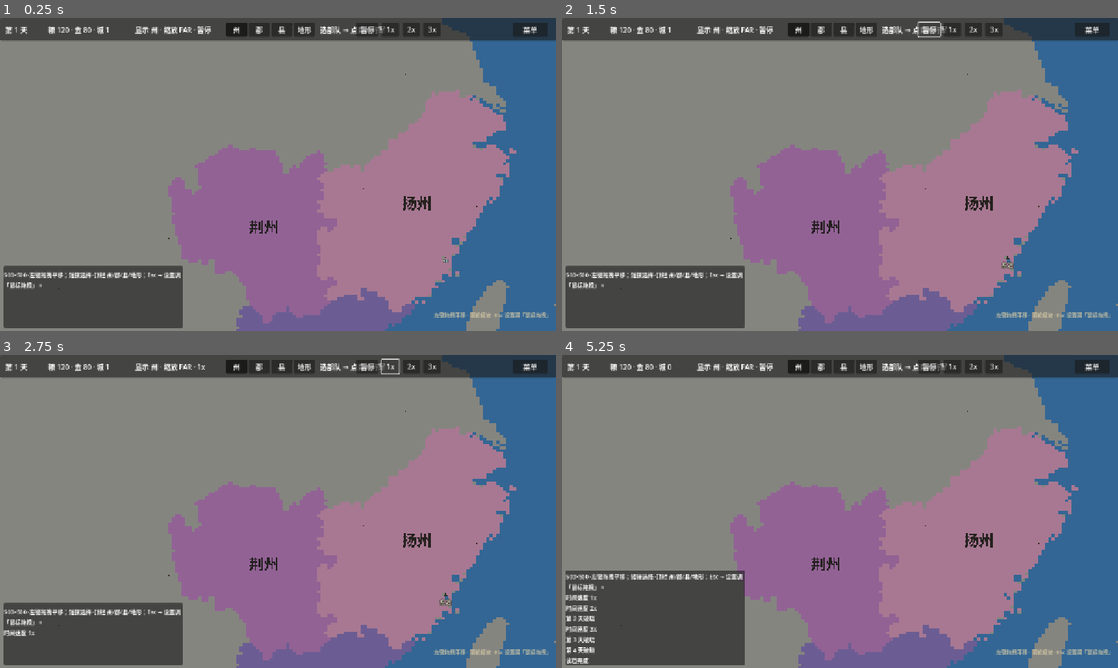
Above: before the commit, frames 1-4 (two rows, left to right).
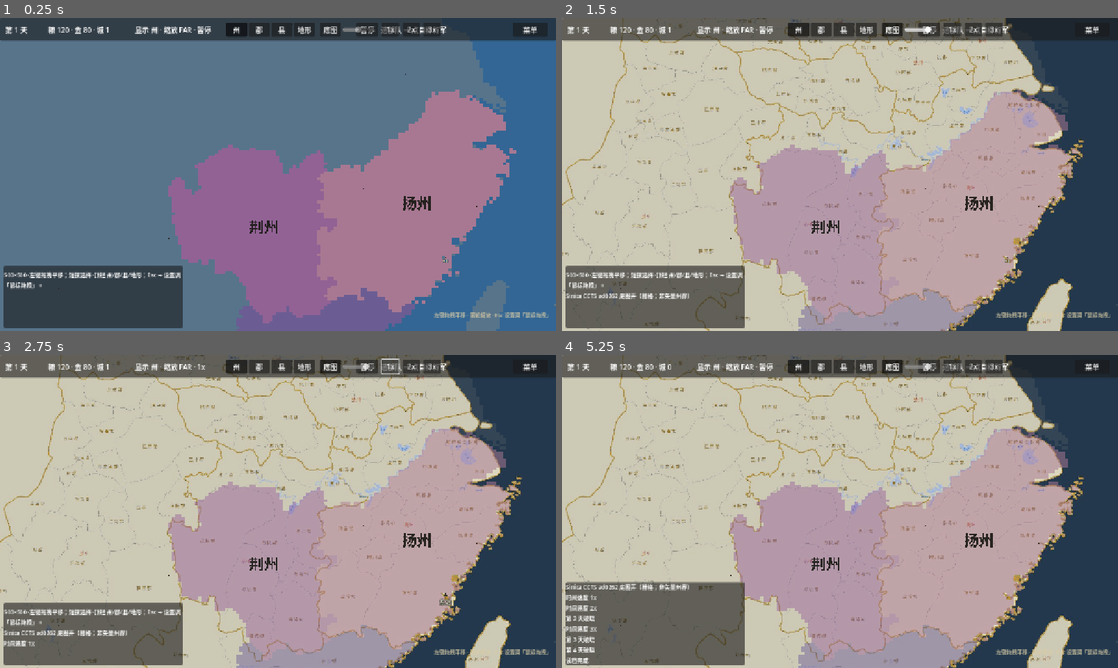
Above: after the commit, the same moments.

Repository: Clean-Dust/keding-zhongyuan
Game: Godot game, scene res://scenes/main.tscn
Two runs of this game, one before a commit and one after it. Both use one fixed random seed, a clock stepped at 60 frames per second and the inputs below.
Inputs (mouse positions are in pixels of both pictures, inside the frame that each line leads up to):
- Up to frame 1 (0.25 s): no input
- Up to frame 2 (1.5 s): click (890, 30) at 0.5 s, where only the run after the commit has a clickable "底图"; click "暂停" at 1.25 s
- Up to frame 3 (2.75 s): click "1x" at 2 s
- Up to frame 4 (5.25 s): click "2x" at 2.75 s; click "3x" at 3.5 s; click "菜单" at 4.25 s; click "读取" at 5 s

The runs differ from the first frame. In frame 1, 45% of the frame differs, in the area x 0-100%, y 1-100%; in frame 2, 96%, in the area x 0-100%, y 0-100%; in frame 3, 96%; in frame 4, 96%.

Commit message:
Add Sinica CCTS ad0262 raster underlay (offline bake)
WMTS ad0262 is painted-map tiles, not vector 州/郡. Bake equirectangular
JPG aligned to Hex bbox; UI 底图 toggle + opacity. No color-pick fills.

Co-authored-by: Chung Siu Yui <chungsiuyui@gmail.com>

Diff:
--- /dev/null
+++ b/data/sinica_ad0262_underlay.json
@@ -0,0 +1,28 @@
+{
+  "layer": "ad0262",
+  "title": "三國歷史地圖(Sanguo)",
+  "service": "https://gis.sinica.edu.tw/ccts/wmts",
+  "showwmts": "https://gis.sinica.edu.tw/showwmts/index.php?s=ccts&l=ad0262",
+  "kind": "raster_wmts_tiles",
+  "not_vector": "CCTS ad0262 is raster imagery of a historical map (州 borders painted in the image). It is NOT downloadable vector admin polygons — do not treat as CHGIS pref_pgn. Underlay only; no color-pick hex fills.",
+  "tile_matrix_set": "GoogleMapsCompatible",
+  "bake_zoom": 7,
+  "tile_range": {
+    "tx0": 97,
+    "ty0": 47,
+    "tx1": 110,
+    "ty1": 58
+  },
+  "bbox": {
+    "lon_min": 94.662,
+    "lon_max": 130.0,
+    "lat_min": 15.55,
+    "lat_max": 42.8,
+    "note": "Same Sinica screenshot extent as Hex.gd / 500×500 game map"
+  },
+  "projection": "equirectangular linear lon/lat (matches Hex.lonlat_to_pixel)",
+  "image": "sinica_ad0262_underlay.jpg",
+  "width": 2048,
+  "height": 1579,
+  "attribution": "Academia Sinica CCTS — 中華文明之時空基礎架構 WMTS layer ad0262 三國歷史地圖(Sanguo). Academic research use; offline bake of public WMTS tiles."
+}
--- a/scripts/game_root.gd
+++ b/scripts/game_root.gd
@@ -12,6 +12,8 @@
 var _was_hex := false
 var _log: PackedStringArray = []
 var _mode_buttons: Dictionary = {} ## mode -> Button
+var _sinica_btn: Button
+var _sinica_slider: HSlider
 
 @onready var camera: CameraLod = $CameraLod
 @onready var map_view: Node2D = $HexMapView
@@ -244,9 +246,49 @@
 		bar.add_child(btn)
 		_mode_buttons[mode] = btn
 		x += 52.0
+	## Sinica CCTS ad0262 raster underlay (not vector 州 fills).
+	x += 8.0
+	_sinica_btn = Button.new()
+	_sinica_btn.text = "底图"
+	_sinica_btn.tooltip_text = "Sinica CCTS ad0262 三國歷史地圖（栅格底图，非矢量界）"
+	_sinica_btn.position = Vector2(x, 10)
+	_sinica_btn.size = Vector2(48, 32)
+	_sinica_btn.toggle_mode = true
+	_sinica_btn.focus_mode = Control.FOCUS_NONE
+	_sinica_btn.disabled = not map_view.has_sinica_underlay()
+	_sinica_btn.toggled.connect(_on_sinica_toggled)
+	bar.add_child(_sinica_btn)
+	x += 52.0
+	_sinica_slider = HSlider.new()
+	_sinica_slider.min_value = 0.1
+	_sinica_slider.max_value = 1.0
+	_sinica_slider.step = 0.05
+	_sinica_slider.value = 0.55
+	_sinica_slider.position = Vector2(x, 14)
+	_sinica_slider.size = Vector2(72, 24)
+	_sinica_slider.tooltip_text = "底图不透明度"
+	_sinica_slider.focus_mode = Control.FOCUS_NONE
+	_sinica_slider.editable = false
+	_sinica_slider.value_changed.connect(_on_sinica_opacity)
+	bar.add_child(_sinica_slider)
+	x += 80.0
 	## Shift turn label right of mode buttons.
 	var turn_l: Label = hud.get_node("TopBar/TurnLabel")
 	turn_l.position.x = x + 8.0
+
+
+func _on_sinica_toggled(pressed: bool) -> void:
+	map_view.set_sinica_underlay(pressed)
+	if _sinica_slider != null:
+		_sinica_slider.editable = pressed and map_view.has_sinica_underlay()
+	if pressed:
+		_push_log("Sinica CCTS ad0262 底图开（栅格；非矢量州界）")
+	else:
+		_push_log("Sinica 底图关")
+
+
+func _on_sinica_opacity(v: float) -> void:
+	map_view.set_sinica_opacity(v)
 
 
 func _set_display_mode(mode: String) -> void:
--- a/scripts/hex_map_view.gd
+++ b/scripts/hex_map_view.gd
@@ -48,6 +48,10 @@
 var _has_admin_fills: bool = false
 ## Optional seat marks from data/county_seats.json (pixel positions).
 var _seat_marks: Array = []
+## Sinica CCTS ad0262 raster underlay (offline bake — not vector admin).
+var _sinica_tex: Texture2D
+var _sinica_enabled: bool = false
+var _sinica_opacity: float = 0.55
 
 @onready var labels_root: Node2D = $Labels
 
@@ -55,6 +59,7 @@
 func setup(ws: WorldState) -> void:
 	world = ws
 	CountiesRoster.ensure_loaded()
+	_load_sinica_underlay()
 	_init_geometry()
 	_rebuild_faction_colors()
 	_rebuild_color_caches()
@@ -68,6 +73,40 @@
 	queue_redraw()
 
 
+func _load_sinica_underlay() -> void:
+	_sinica_tex = null
+	var path := "res://data/sinica_ad0262_underlay.jpg"
+	if not FileAccess.file_exists(path):
+		push_warning("sinica underlay missing — toggle will no-op")
+		return
+	var abs_path := ProjectSettings.globalize_path(path)
+	var img := Image.load_from_file(abs_path)
+	if img == null or img.is_empty():
+		push_warning("sinica underlay failed to load")
+		return
+	_sinica_tex = ImageTexture.create_from_image(img)
+
+
+func set_sinica_underlay(enabled: bool) -> void:
+	_sinica_enabled = enabled and _sinica_tex != null
+	_rebuild_color_caches()
+	queue_redraw()
+
+
+func set_sinica_opacity(opacity: float) -> void:
+	_sinica_opacity = clampf(opacity, 0.0, 1.0)
+	_rebuild_color_caches()
+	queue_redraw()
+
+
+func has_sinica_underlay() -> bool:
+	return _sinica_tex != null
+
+
+func is_sinica_underlay_enabled() -> bool:
+	return _sinica_enabled
+
+
 func bind_camera(cam: CameraLod) -> void:
 	_cam = cam
 	if not cam.view_changed.is_connected(_on_view_changed):
@@ -209,21 +248,39 @@
 	return CITY_GREEN if terrain == "city" else PLAINS_GREEN
 
 
+func _underlay_land_alpha() -> float:
+	## Let Sinica raster show through land fills when underlay is on.
+	if not _sinica_enabled or _sinica_opacity <= 0.05:
+		return 1.0
+	return clampf(1.0 - _sinica_opacity * 0.72, 0.18, 1.0)
+
+
 func _color_for_hex(h: Dictionary) -> Color:
 	var terrain := str(h.get("terrain", "plain"))
 	if terrain == "water":
 		return SEA_BLUE
+	var a := _underlay_land_alpha()
 	if display_mode == MODE_TERRAIN:
-		return _terrain_color(h)
+		var tc := _terrain_color(h)
+		tc.a = a
+		return tc
 	## 县 mode: no county faces — gray land + seat marks only.
 	if display_mode == MODE_XIAN:
-		return UNASSIGNED_GRAY
+		var g := UNASSIGNED_GRAY
+		g.a = a * 0.55
+		return g
 	if not _has_admin_fills:
-		return UNASSIGNED_GRAY
+		var g2 := UNASSIGNED_GRAY
+		g2.a = a * 0.45
+		return g2
 	var aid := _admin_id_of(h)
 	if aid == "":
-		return UNASSIGNED_GRAY
-	return _tint_for_admin_id(aid)
+		var g3 := UNASSIGNED_GRAY
+		g3.a = a * 0.45
+		return g3
+	var tint := _tint_for_admin_id(aid)
+	tint.a = clampf(a + 0.15, 0.25, 1.0)
+	return tint
 
 
 func _rebuild_color_caches() -> void:
@@ -239,16 +296,10 @@
 				break
 	var n := world.hexes.size()
 	_fill_hex.resize(n)
-	## Fast path: empty admin + terrain + 县 modes avoid per-hex admin tint work on 500².
+	## Fast path: empty admin + terrain + 县 modes — still apply underlay land alpha.
 	if display_mode == MODE_TERRAIN or display_mode == MODE_XIAN or not _has_admin_fills:
 		for i in n:
-			var h2: Dictionary = world.hexes[i]
-			if str(h2.get("terrain", "")) == "water":
-				_fill_hex[i] = SEA_BLUE
-			elif display_mode == MODE_TERRAIN:
-				_fill_hex[i] = _terrain_color(h2)
-			else:
-				_fill_hex[i] = UNASSIGNED_GRAY
+			_fill_hex[i] = _color_for_hex(world.hexes[i])
 		return
 	for i in n:
 		_fill_hex[i] = _color_for_hex(world.hexes[i])
@@ -384,6 +435,8 @@
 	var vis := _visible_world_rect()
 	## Full-map sea underlay so off-hex edges stay blue (not clear-color black).
 	draw_rect(Hex.map_pixel_rect(HEX_SIZE, world.map_w, world.map_h), SEA_BLUE)
+	## Sinica CCTS ad0262 raster (georeferenced to Hex bbox) — not vector admin.
+	_draw_sinica_underlay()
 	_draw_hex_layer(vis)
 	_draw_admin_names(vis)
 	_draw_seat_marks(vis)
@@ -395,6 +448,16 @@
 			draw_line(a, b, Color(1, 0.92, 0.55, 0.85), 3.0, false)
 	if DRAW_MAP_MARKERS:
 		_draw_units()
+
+
+func _draw_sinica_underlay() -> void:
+	if not _sinica_enabled or _sinica_tex == null or _sinica_opacity <= 0.01:
+		return
+	## Align texture corners to game equirectangular bbox (same as Hex.lonlat_to_*).
+	var tl := Hex.lonlat_to_pixel(Hex.LON_MIN, Hex.LAT_MAX, HEX_SIZE)
+	var br := Hex.lonlat_to_pixel(Hex.LON_MAX, Hex.LAT_MIN, HEX_SIZE)
+	var rect := Rect2(tl, br - tl)
+	draw_texture_rect(_sinica_tex, rect, false, Color(1, 1, 1, _sinica_opacity))
 
 
 func _draw_empty_admin_hint(vis: Rect2) -> void:
--- a/scripts/run_smoke.gd
+++ b/scripts/run_smoke.gd
@@ -123,10 +123,31 @@
 	for path in [
 		"res://data/counties_roster.json",
 		"res://data/coast_mask.bin",
+		"res://data/sinica_ad0262_underlay.jpg",
+		"res://data/sinica_ad0262_underlay.json",
 	]:
 		if not FileAccess.file_exists(path):
 			push_error("missing %s" % path)
 			failed += 1
+	## Sinica underlay is raster only — must load; never invent hex fills from it.
+	var abs_u := ProjectSettings.globalize_path("res://data/sinica_ad0262_underlay.jpg")
+	var uimg := Image.load_from_file(abs_u)
+	if uimg == null or uimg.get_width() < 100:
+		push_error("sinica underlay image bad")
+		failed += 1
+	var umeta: Variant = JSON.parse_string(FileAccess.get_file_as_string("res://data/sinica_ad0262_underlay.json"))
+	if typeof(umeta) != TYPE_DICTIONARY:
+		push_error("sinica underlay meta not object")
+		failed += 1
+	else:
+		var um: Dictionary = umeta
+		if str(um.get("layer", "")) != "ad0262" or str(um.get("kind", "")) != "raster_wmts_tiles":
+			push_error("sinica meta must declare ad0262 raster_wmts_tiles")
+			failed += 1
+		if str(um.get("not_vector", "")).find("NOT") < 0:
+			push_error("sinica meta missing not_vector warning")
+			failed += 1
+
 	## Legacy admin files may exist but must not drive paint — stubs only, no rings/PIP.
 	for path2 in [
 		"res://data/admin_zhou.json",
Not shown, changed: data/README.txt
Binary file added: data/sinica_ad0262_underlay.jpg
Not shown, changed: README.md
Not shown, added: tools/bake_sinica_underlay.py
